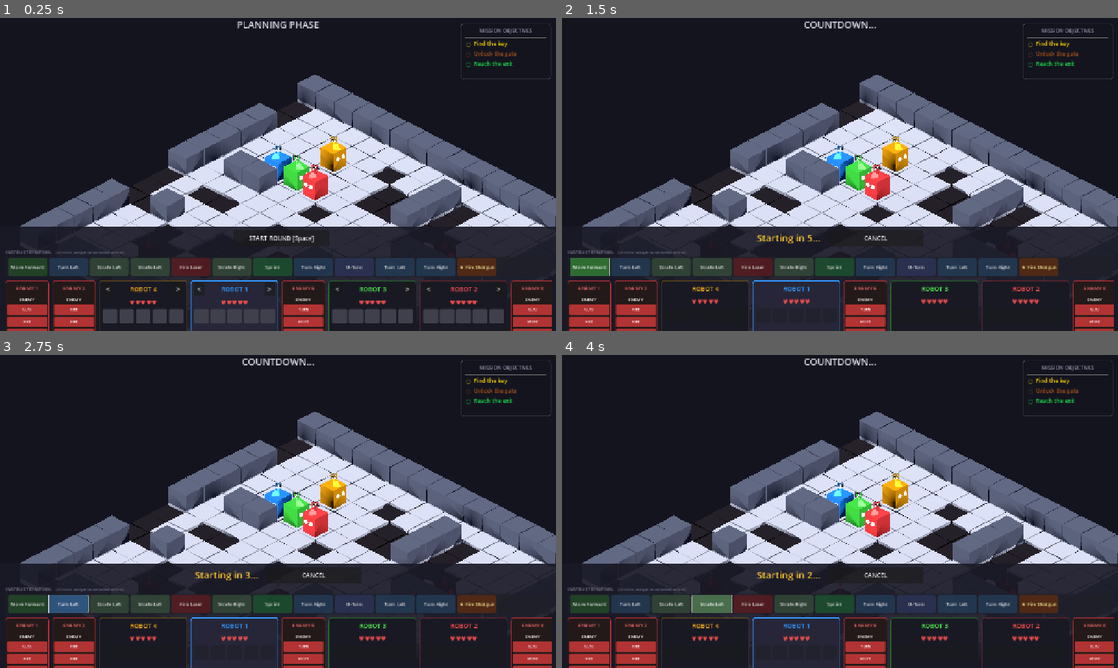
Above: before the commit, frames 1-4 (two rows, left to right).
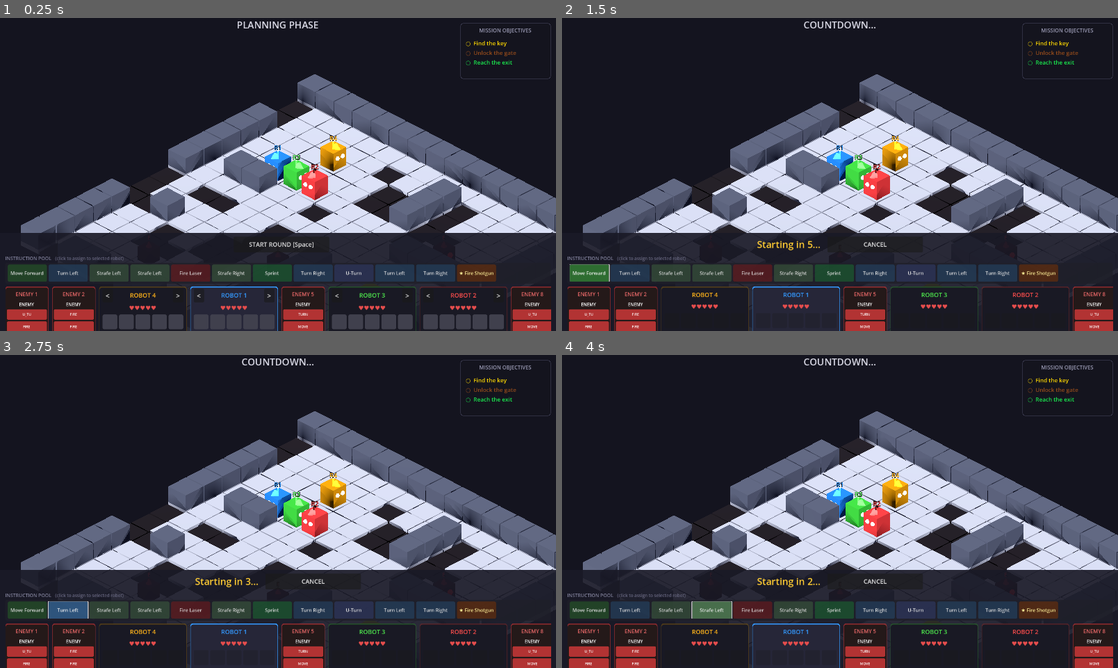
Above: after the commit, the same moments.

Repository: afaucher/goto
Game: Godot game, scene res://scenes/main.tscn
The game is run twice, just before and just after one commit, with the same random seed, the same clock (stepped at 60 frames per second) and the same inputs.
Inputs:
- Up to frame 1 (0.25 s): no input
- Up to frame 2 (1.5 s): click "START ROUND [Space]" at 0.5 s; click "Move Forward" at 1.25 s
- Up to frame 3 (2.75 s): click "Turn Left" at 2 s
- Up to frame 4 (4 s): click "Strafe Left" at 2.75 s; click "Strafe Left" at 3.5 s

The runs differ from the first frame. In frame 1, 13% of the frame differs, in the area x 1-100%, y 1-100%; in frame 2, 12%; in frame 3, 12%; in frame 4, 12%.

Commit message:
Fix window scaling and HUD clipping
- Enabled dynamic window scaling in project.godot (removed fixed aspect ratio).
- Adjusted HUD bottom panel height and offsets to prevent clipping.
- Reduced execution scroll minimum height to fit screen better.

Diff:
--- a/project.godot
+++ b/project.godot
@@ -24,7 +24,8 @@
 
 window/size/viewport_width=1280
 window/size/viewport_height=720
-window/stretch/mode="canvas_items"
+window/stretch/mode="disabled"
+window/stretch/aspect="expand"
 
 [input]
 
--- a/scripts/hud.gd
+++ b/scripts/hud.gd
@@ -173,7 +173,7 @@
 	bottom_panel.add_theme_stylebox_override("panel", bp_style)
 	bottom_panel.set_anchors_and_offsets_preset(Control.PRESET_BOTTOM_WIDE)
 	# Explicit height from bottom
-	bottom_panel.offset_top = -240
+	bottom_panel.offset_top = -225
 	bottom_panel.offset_bottom = 0
 	root.add_child(bottom_panel)
 
@@ -249,7 +249,7 @@
 	var execution_scroll := ScrollContainer.new()
 	execution_scroll.horizontal_scroll_mode = ScrollContainer.SCROLL_MODE_AUTO
 	execution_scroll.vertical_scroll_mode = ScrollContainer.SCROLL_MODE_DISABLED
-	execution_scroll.custom_minimum_size = Vector2(0, 160)
+	execution_scroll.custom_minimum_size = Vector2(0, 145)
 	bottom_vbox.add_child(execution_scroll)
 
 	_execution_panels_container = HBoxContainer.new()
